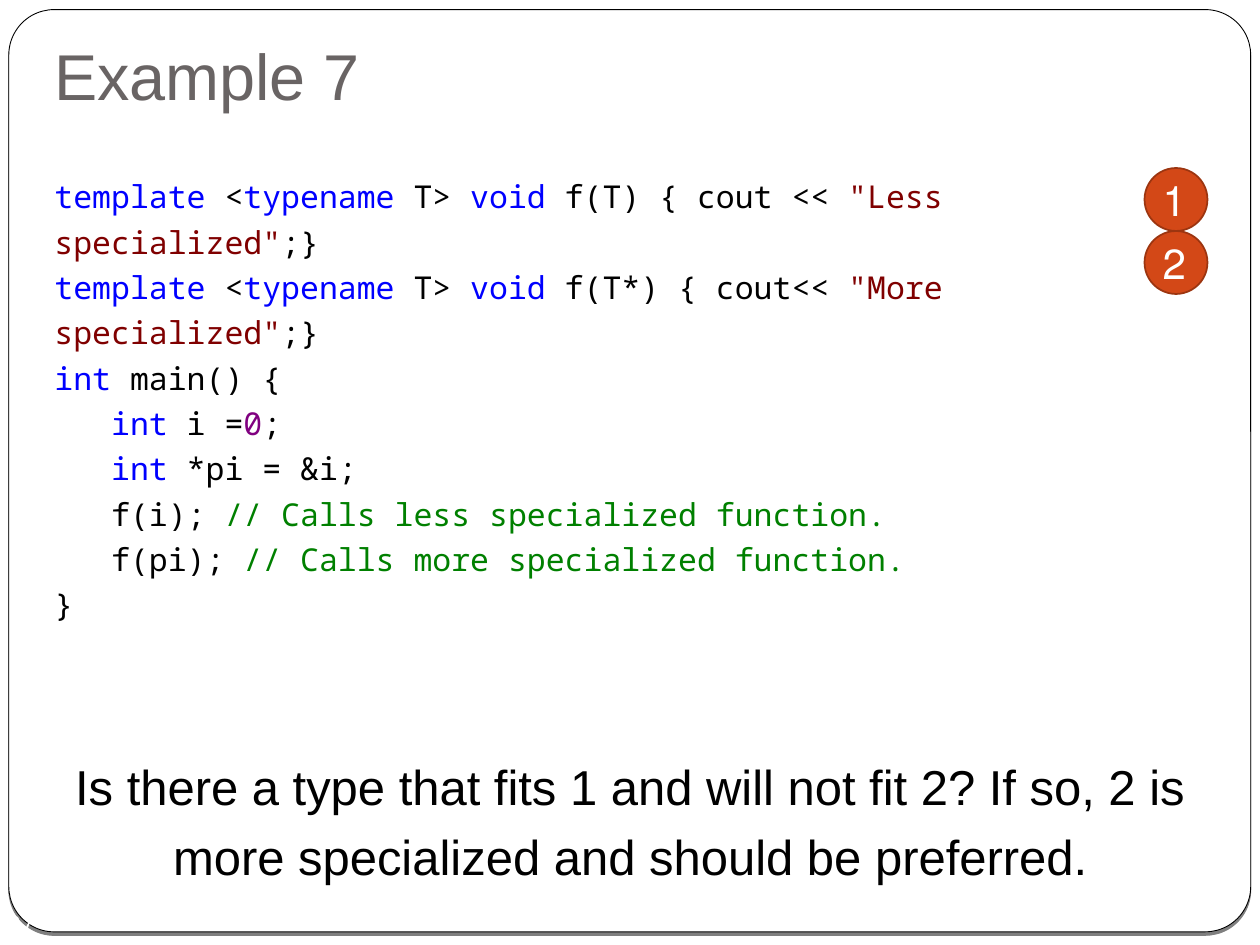
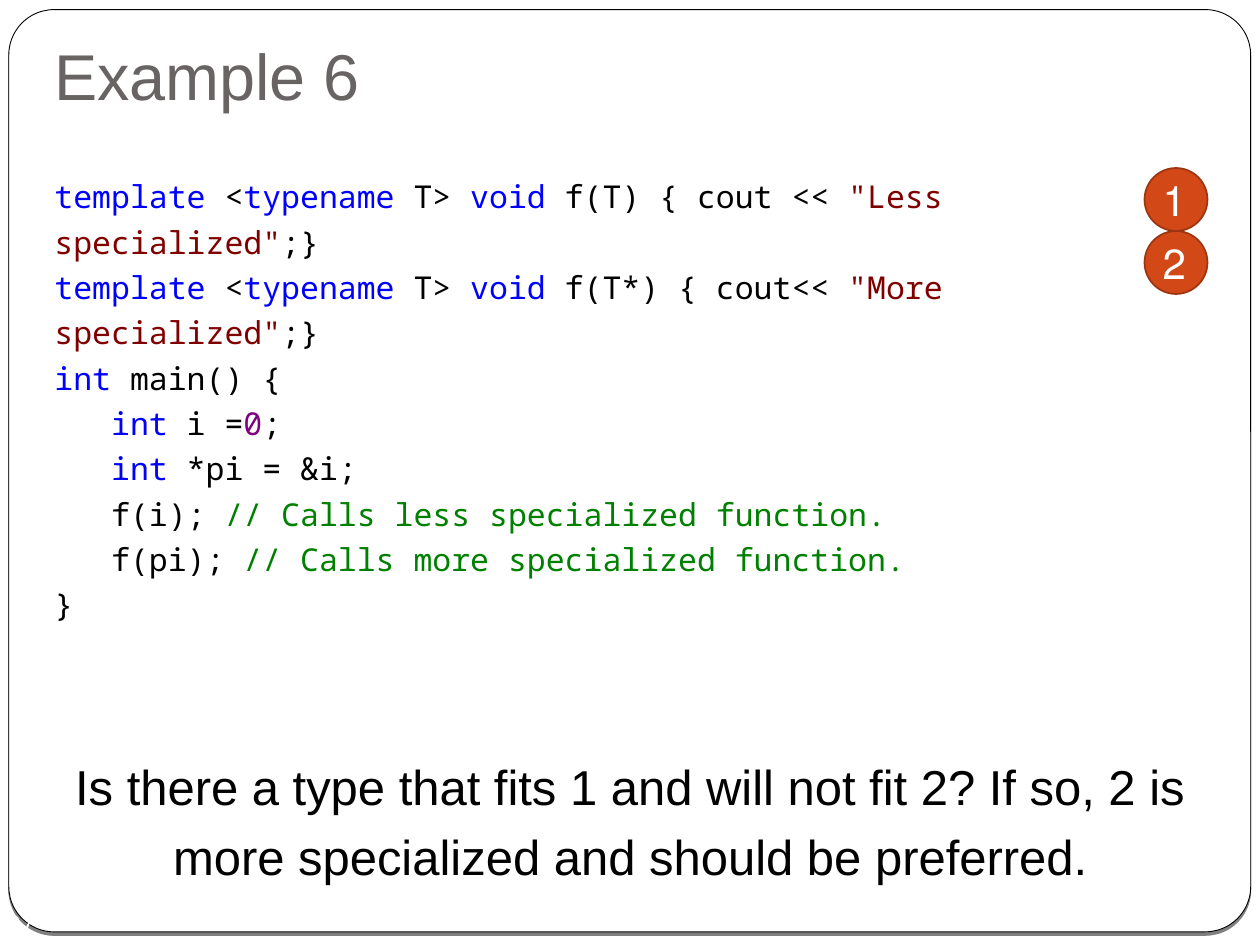
Before and after one commit to cpp-at-ariel/cpp-5781, a slide deck: slide 27 of 08-templates-iterators/slides-1-function-templates.odp. Drawn at 1260x945 pixels with LibreOffice and Linux fonts; fonts in the diff are those of the drawing. Boxes give left, top, right and bottom in pixels: in the first picture for what was removed or moved away, otherwise in the second. Text is boxed around its words. In the diff, an @@ line names an element or a change of style, - is before the commit and + after.

```diff
--- a/08-templates-iterators/slides-1-function-templates.odp
+++ b/08-templates-iterators/slides-1-function-templates.odp
@@ title at [54,53,360,112]: text changed @@
-Example 7
+Example 6
```
Also in this commit, not shown: 5 other slides changed, 2 other files.
